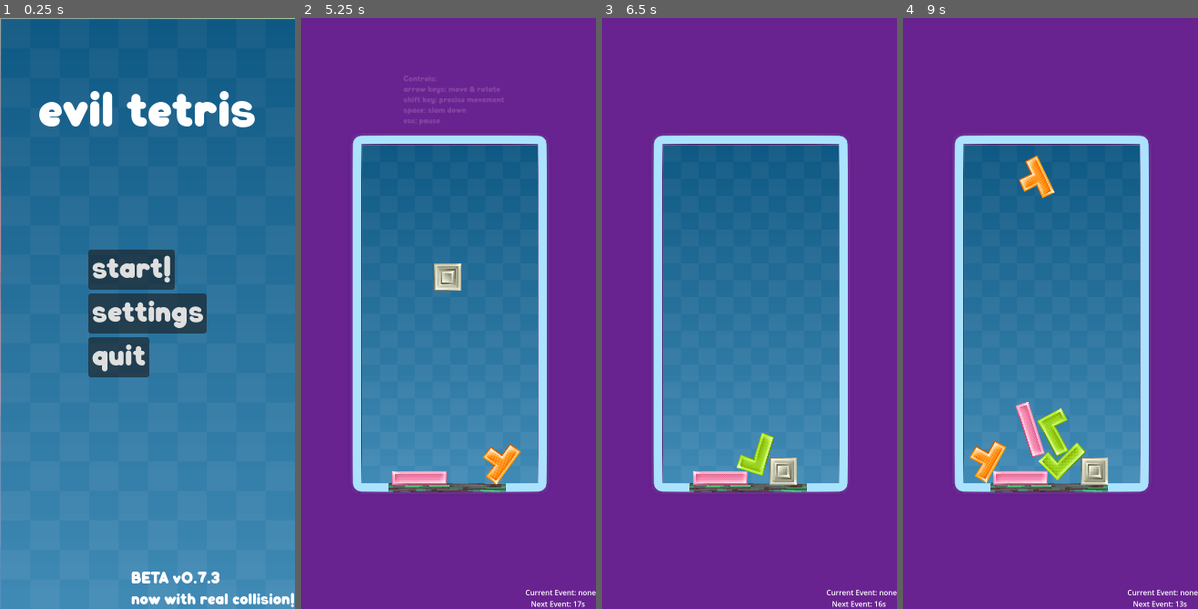
Above: before the commit, frames 1-4 (left to right).
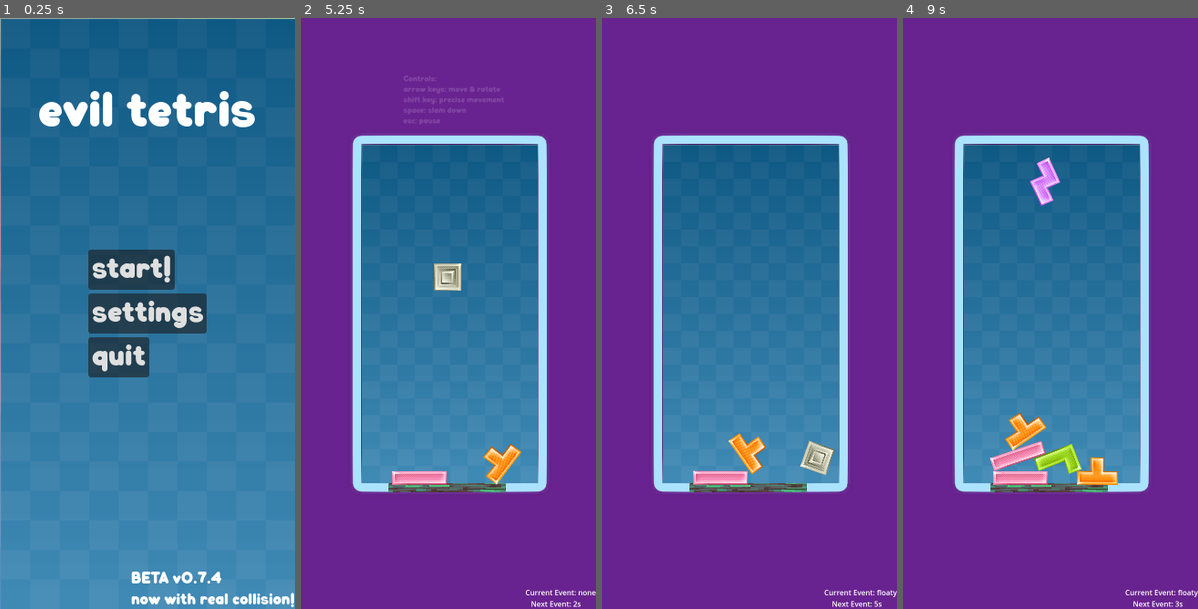
Above: after the commit, the same moments.

Repository: lpuv/evil-tetris
Game: Godot game, scene res://scenes/start_ui.tscn
Same seed, same stepped clock (60 frames per second), same inputs: the game is played once before the commit and once after it.
Inputs:
- Up to frame 1 (0.25 s): no input
- Up to frame 2 (5.25 s): click "start!" at 0.5 s; hold Right (right) 1.28-2.03 s; tap Space (space) every 0.75 s from 1.35 to 5.1 s; hold Down (down) 2.03-2.78 s; hold Right (right) 2.78-3.53 s; hold Up (up) 3.53-4.28 s; hold Left (left) from 4.28 s (still down)
- Up to frame 3 (6.5 s): release Left (left) at 5.78 s; hold Down (down) from 5.78 s (still down); tap Space (space) at 5.85 s
- Up to frame 4 (9 s): release Down (down) at 6.53 s; hold Right (right) 6.53-7.28 s; tap Space (space) every 0.75 s from 6.6 to 8.85 s; hold Up (up) 7.28-8.03 s; hold Right (right) 8.03-8.78 s; hold Down (down) from 8.78 s (still down)

The runs differ from the first frame. In frame 1, less than 0.1% of the frame differs, in the area x 71-75%, y 93-96%; in frame 2, 0.2%; in frame 3, 1.8%; in frame 4, 3.8%, in the area x 22-100%, y 23-100%.

Commit message:
v0.7.4: add more events

Diff:
--- a/project/blocks/I.tscn
+++ b/project/blocks/I.tscn
@@ -9,6 +9,7 @@
 [node name="RigidBody2D" type="RigidBody2D" parent="." node_paths=PackedStringArray("sprite", "shape")]
 collision_layer = 3
 collision_mask = 3
+center_of_mass_mode = 1
 continuous_cd = 2
 script = ExtResource("1_m1um4")
 sprite = NodePath("Sprite2D")
--- a/project/scenes/main.tscn
+++ b/project/scenes/main.tscn
@@ -232,11 +232,11 @@
 offset_top = -23.0
 grow_horizontal = 0
 grow_vertical = 0
-text = "Next Event: 20s"
-metadata/time_left = 20
+text = "Next Event: 5s"
+metadata/time_left = 5
 
 [node name="TwentySecTimer" type="Timer" parent="."]
-wait_time = 20.0
+wait_time = 5.0
 
 [node name="OneSecTimer" type="Timer" parent="."]
 
--- a/project/scenes/start_ui.tscn
+++ b/project/scenes/start_ui.tscn
@@ -82,7 +82,7 @@
 grow_horizontal = 0
 grow_vertical = 0
 theme_override_fonts/font = ExtResource("2_yxax6")
-text = "BETA v0.7.3
+text = "BETA v0.7.4
 now with real collision!"
 
 [connection signal="pressed" from="MarginContainer/VBoxContainer/Start" to="." method="_on_start_pressed"]
--- a/project/scripts/blocklogic.gd
+++ b/project/scripts/blocklogic.gd
@@ -42,7 +42,6 @@
 
 func process_inputs():
 
-
 	if Input.is_action_just_pressed("small_left"):
 		move_and_collide(Vector2(-10, 0))
 	elif Input.is_action_just_pressed("small_right"):
@@ -73,4 +72,6 @@
 		set_collision_layer_value(1, false)
 		set_collision_mask_value(2, true)
 		set_collision_mask_value(1, false)
+		set_collision_layer_value(4, true)
+		set_collision_mask_value(4, true)
 		gravity_scale = 1
--- a/project/scripts/main.gd
+++ b/project/scripts/main.gd
@@ -13,6 +13,7 @@
 
 var is_not_colliding = false
 var bouncyMaterial = PhysicsMaterial.new()
+var frictionMaterial = PhysicsMaterial.new()
 var is_rotating_chaos = false
 var is_random_gravity = false
 var is_fast_gravity = false
@@ -84,6 +85,7 @@
 	$OneSecTimer.start()
 
 	bouncyMaterial.bounce = 1
+	frictionMaterial.friction = 1
 
 func _process(_delta: float) -> void:
 	if current_piece.get_node("RigidBody2D").get_meta("to_delete") == true:
@@ -120,6 +122,12 @@
 	elif event == "upwardforce":
 		current_piece.get_node("RigidBody2D").apply_force(Vector2(0, -5000))
 		current_piece.get_node("RigidBody2D").is_controllable = false
+		current_piece.get_node("RigidBody2D").set_collision_layer_value(1, false)
+		current_piece.get_node("RigidBody2D").set_collision_mask_value(1, false)
+		current_piece.get_node("RigidBody2D").set_collision_layer_value(2, false)
+		current_piece.get_node("RigidBody2D").set_collision_mask_value(2, false)
+		current_piece.get_node("RigidBody2D").set_collision_layer_value(4, true)
+		current_piece.get_node("RigidBody2D").set_collision_mask_value(4, true)
 	elif event == "bouncy":
 		current_piece.get_node("RigidBody2D").physics_material_override = bouncyMaterial
 	elif event == "rotatechaos":
@@ -134,25 +142,42 @@
 		$ceiling.is_fast_gravity = true
 	elif event == "downwardsforce":
 		for child in get_children():
-			print("to down: " + str(child))
 			for child_child in child.get_children():
-				print("to down: " + str(child_child))
 				if child_child is RigidBody2D:
-					print("downwards force")
+					print("downwards force on " + child_child.name)
 					child_child.apply_force(Vector2(0, 1000))
 	elif event == "randomforce":
 		for child in get_children():
-			print("to random: " + str(child))
 			for child_child in child.get_children():
-				print("to random: " + str(child_child))
 				if child_child is RigidBody2D:
-					print("random force")
-					child_child.apply_force(Vector2(randi_range(-1000, 1000), randi_range(-1000, 1000)))
+					print("random force on " + child_child.name)
+					child_child.apply_force(Vector2(randi_range(-10000, 10000), randi_range(-10000, 10000)))
+	elif event == "friction":
+		for child in get_children():
+			for child_child in child.get_children():
+				if child_child is RigidBody2D:
+					print("friction on " + child_child.name)
+					child_child.physics_material_override = frictionMaterial
+	elif event == "randomcenterofmass":
+		current_piece.get_node("RigidBody2D").center_of_mass_mode = RigidBody2D.CenterOfMassMode.CENTER_OF_MASS_MODE_CUSTOM
+		current_piece.get_node("RigidBody2D").center_of_mass = Vector2(randi_range(-20, 20), randi_range(0, 20))
+	elif event == "floaty":
+		current_piece.get_node("RigidBody2D").gravity_scale = 0
+		current_piece.get_node("RigidBody2D").apply_force(Vector2(0, -10))
+		current_piece.get_node("RigidBody2D").is_controllable = false
+		current_piece.get_node("RigidBody2D").set_collision_layer_value(1, false)
+		current_piece.get_node("RigidBody2D").set_collision_mask_value(1, false)
+		current_piece.get_node("RigidBody2D").set_collision_layer_value(2, false)
+		current_piece.get_node("RigidBody2D").set_collision_mask_value(2, false)
+		current_piece.get_node("RigidBody2D").set_collision_layer_value(4, true)
+		current_piece.get_node("RigidBody2D").set_collision_mask_value(4, true)
+
+
 
 func _on_twenty_sec_timer_timeout() -> void:
 	chaos()
-	$event_label.text = "Next Event: 20s"
-	$event_label.set_meta("time_left", 20)
+	$event_label.text = "Next Event: 5s"
+	$event_label.set_meta("time_left", 5)
 	$TwentySecTimer.start()
 
 
--- a/project/scripts/shared.gd
+++ b/project/scripts/shared.gd
@@ -28,5 +28,8 @@
 	"randomgravity",
 	"fastgravity",
 	"downwardsforce",
-	"randomforce"
+	"randomforce",
+	"friction",
+	"randomcenterofmass",
+	"floaty"
 ]
